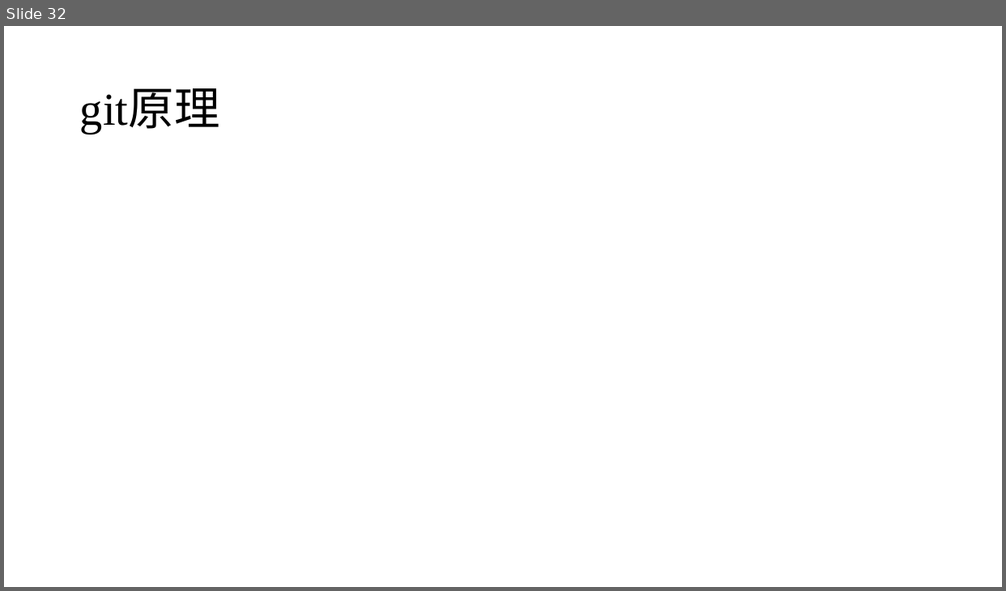
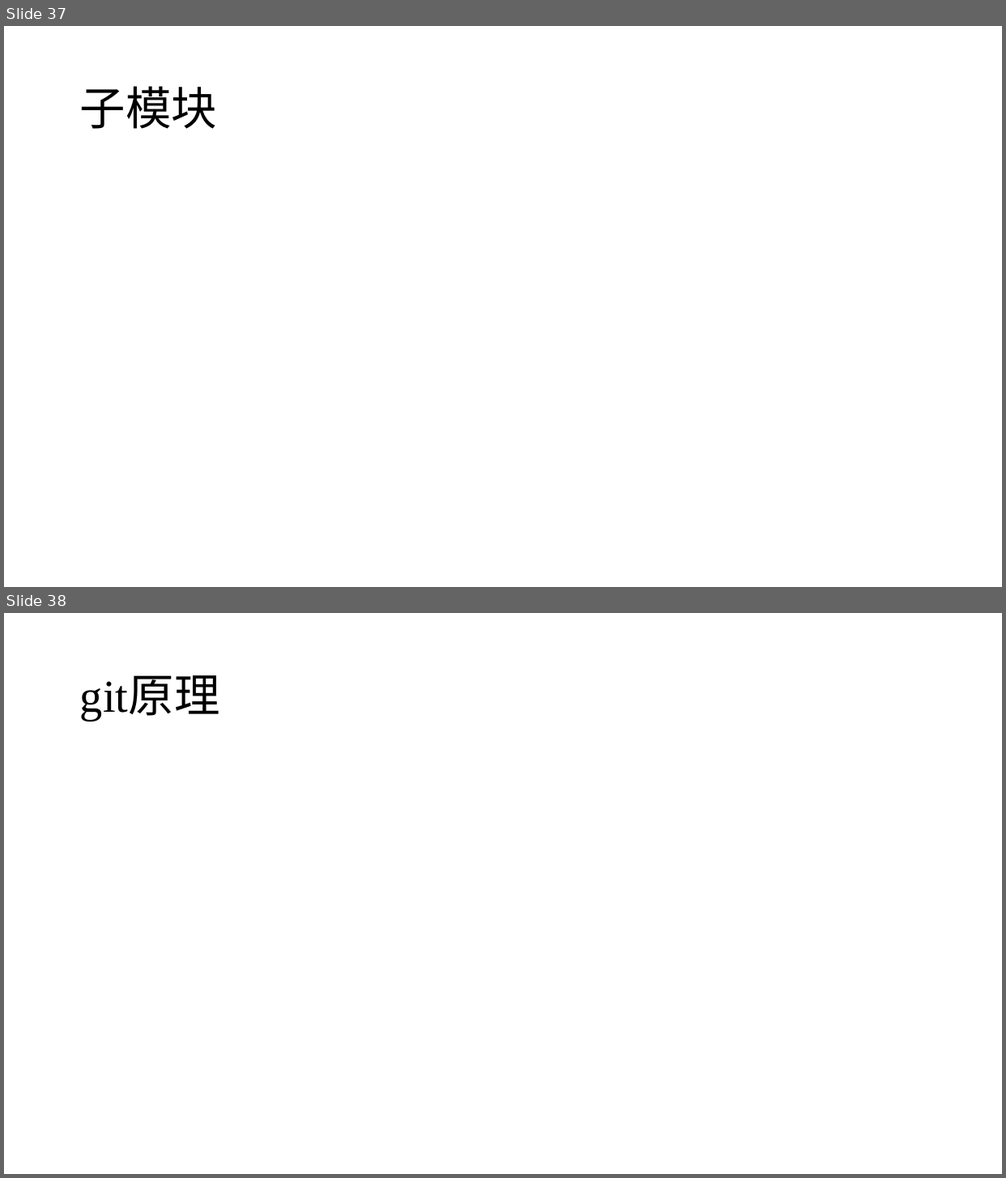
Before and after one commit to seahurt/lecture, a slide deck: using_git.pptx. Shown one above the other, each under a label of ours: slide 32 before the commit, slides 37 and 38 after it. The pictures are 1006x591 and 1006x1178 pixels, drawn with LibreOffice and Linux fonts; fonts in the diff are those of the drawing. Boxes give left, top, right and bottom in pixels: in the first picture for what was removed or moved away, otherwise in the second. Text is boxed around its words. In the diff, an @@ line names an element or a change of style, - is before the commit and + after.

```diff
--- a/using_git.pptx
+++ b/using_git.pptx
@@ slide 37 added at [4,26,1002,587], background #FFFFFF @@
@@ title added at [80,86,217,129], 44 pt, text #000000 @@
+子模块
@@ what was slide 32 is now slide 38 @@
```
Also in this commit, not shown: 5 slides changed, 14 other slides added, 9 slides removed.
